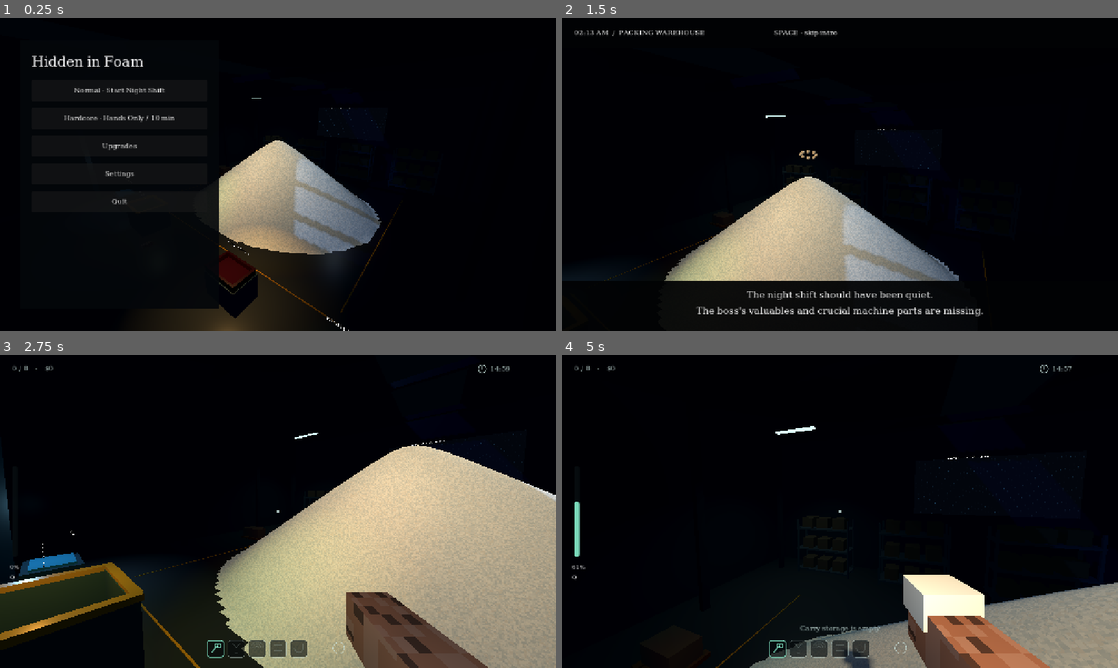
Above: before the commit, frames 1-4 (two rows, left to right).
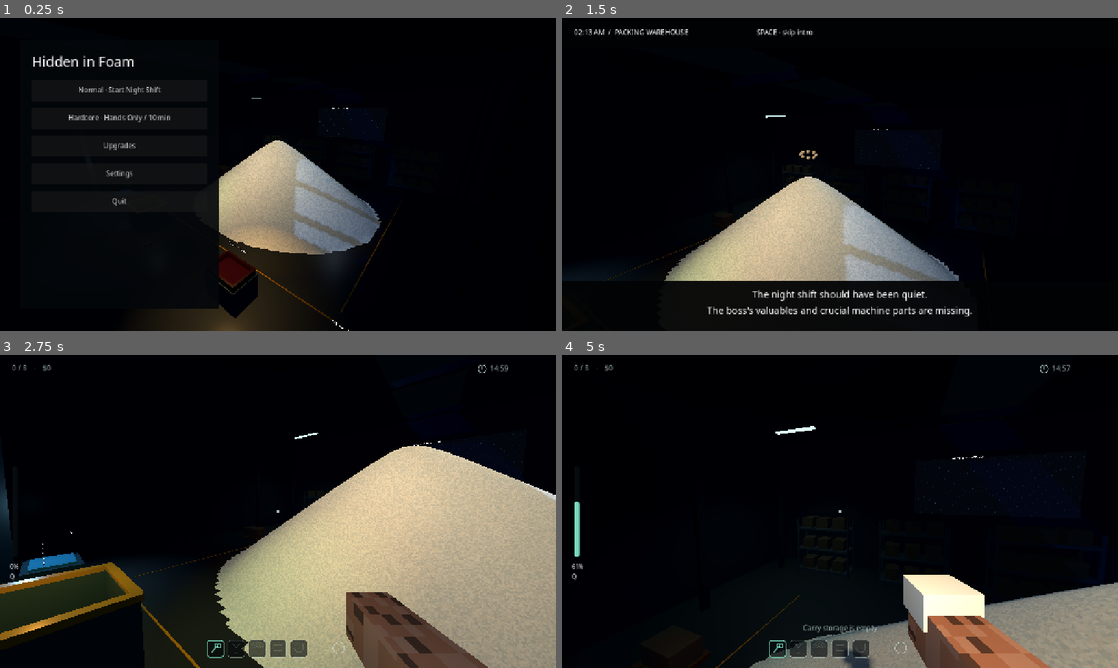
Above: after the commit, the same moments.

Repository: OuanEng/game3D
Game: Godot game, scene res://Main.tscn
Two runs of this game, one before a commit and one after it. Both use one fixed random seed, a clock stepped at 60 frames per second and the inputs below.
Inputs (mouse positions are in pixels of both pictures, inside the frame that each line leads up to):
- Up to frame 1 (0.25 s): no input
- Up to frame 2 (1.5 s): click "Normal · Start Night Shift" at 0.5 s; tap Enter at 1.25 s; move the mouse to (962, 158) at 1.27 s; press the mouse at (962, 158) at 1.28 s; hold D (right) from 1.28 s (still down)
- Up to frame 3 (2.75 s): tap Space (jump) at 1.52, 2.27 s; move the mouse to (250, 511) at 2.02 s; release D (right) at 2.03 s; release the mouse at (250, 511) at 2.03 s; hold W (forward) from 2.03 s (still down); tap G (drop) at 2.1 s
- Up to frame 4 (5 s): keep holding W (forward); move the mouse to (851, 505) at 2.77 s; tap Q (dump_foam) at 2.85 s; move the mouse to (834, 517) at 3.52 s; tap E (interact) at 3.6 s; click (834, 517) at 3.67 s; tap Space (jump) at 3.77, 4.52 s; move the mouse to (878, 514) at 4.27 s; tap F (throw_item) at 4.35 s

The runs differ from the first frame. In frame 1, 1.0% of the frame differs, in the area x 5-63%, y 12-100%; in frame 2, 1.7%, in the area x 2-76%, y 3-96%; in frame 3, 0.1%; in frame 4, 0.3%.

Commit message:
Bundle Thai and Latin font for web rendering

Diff:
--- a/scripts/Localization.gd
+++ b/scripts/Localization.gd
@@ -12,9 +12,8 @@
 		thai.add_message(source, table[source])
 	TranslationServer.add_translation(thai)
 	TranslationServer.set_locale("en")
-	# System fallback includes Thai shaping and combining marks on Windows.
-	var font := SystemFont.new()
-	font.font_names = PackedStringArray(["Tahoma", "Noto Sans Thai", "Leelawadee UI"])
+	# Web cannot access desktop system fonts. Ship Thai and Latin glyphs in the PCK.
+	var font := preload("res://assets/fonts/NotoSansThai.ttf")
 	ThemeDB.fallback_font = font
 	ThemeDB.get_default_theme().default_font = font
 
--- /dev/null
+++ b/tests/BundledFont.gd
@@ -0,0 +1,10 @@
+extends SceneTree
+func _initialize() -> void:
+	var font := load("res://assets/fonts/NotoSansThai.ttf") as FontFile
+	font.allow_system_fallback = false
+	var missing := ""
+	for character in "Hidden in Foam ภาษาไทย กขคงจ เแโใไ ะาิีึืุูั่้๊๋์ 0123456789":
+		if not font.has_char(character.unicode_at(0)):
+			missing += character
+	print("BUNDLED FONT missing glyphs: ", missing)
+	quit(0 if missing.is_empty() else 1)
Binary file added: assets/fonts/NotoSansThai.ttf
Not shown, added: assets/fonts/OFL.txt
Not shown, changed: export_presets.cfg
Not shown, added: tests/BundledFont.gd.uid
Not shown, changed: docs/index.html
Not shown, changed: docs/index.pck
